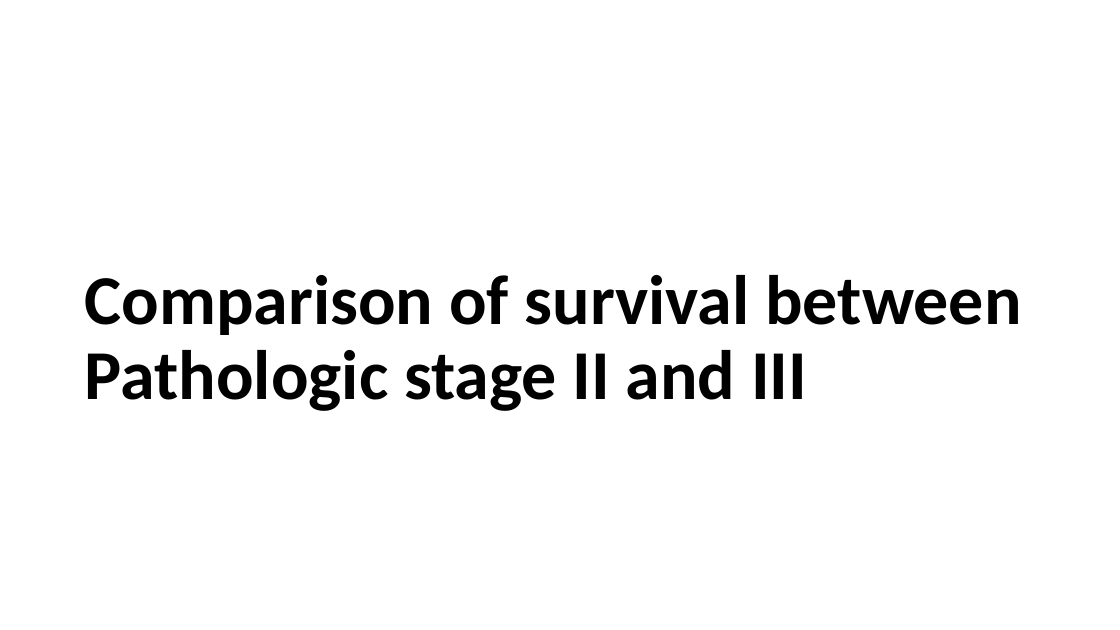
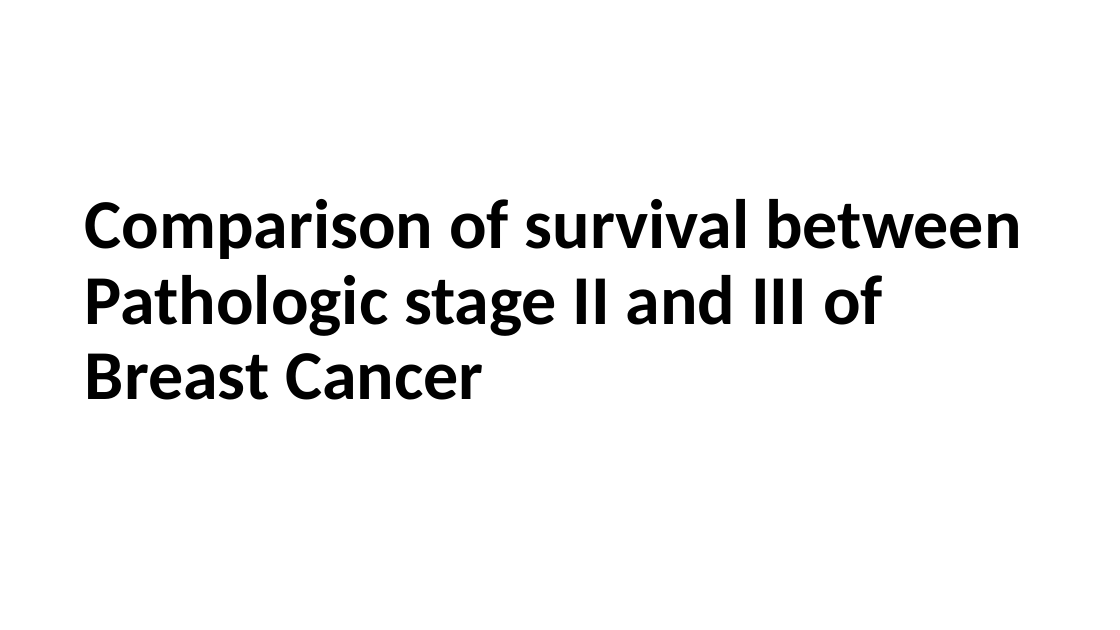
Before and after one commit to rwandarwacu1/Msc_thesis_survival, a slide deck: slide 4 of SURVIVAL RATIO PLOTS_For survey.pptx. Drawn at 1120x630 pixels with LibreOffice and Linux fonts; fonts in the diff are those of the drawing. Boxes give left, top, right and bottom in pixels: in the first picture for what was removed or moved away, otherwise in the second. Text is boxed around its words. In the diff, an @@ line names an element or a change of style, - is before the commit and + after.

Commit message:
Update SURVIVAL RATIO PLOTS_For survey.pptx
slides layout

```diff
--- a/SURVIVAL RATIO PLOTS_For survey.pptx
+++ b/SURVIVAL RATIO PLOTS_For survey.pptx
@@ title at [85, 199, 1021, 400]: text changed @@
-Comparison of survival between Pathologic stage II and III
+Comparison of survival between Pathologic stage II and III of Breast Cancer
```
Also in this commit, not shown: 2 other slides changed, 5 slides added, 1 slide removed.
